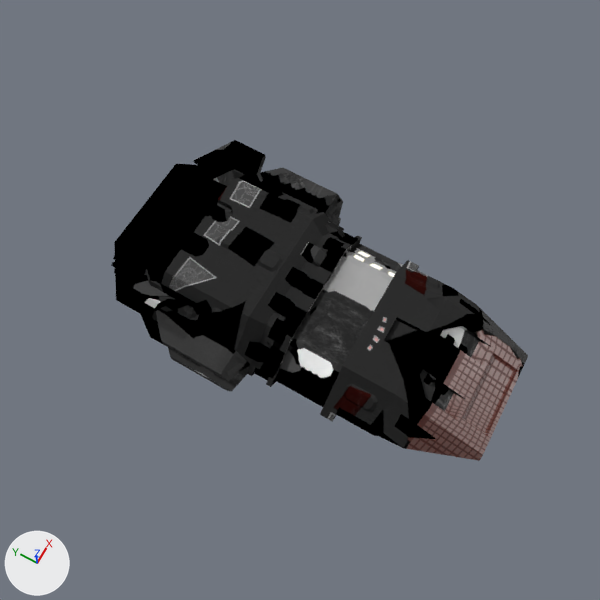
An edit to the Blender file graphics/ships/trapper.blend, drawn before and after from the same camera.
Both versions are drawn from the file's camera 'Camera'. Every picture has the same lights, and +X, +Y and +Z are marked at lower left.

Names of what the first picture shows: 'Mesh_LP_cube1_default.000'.
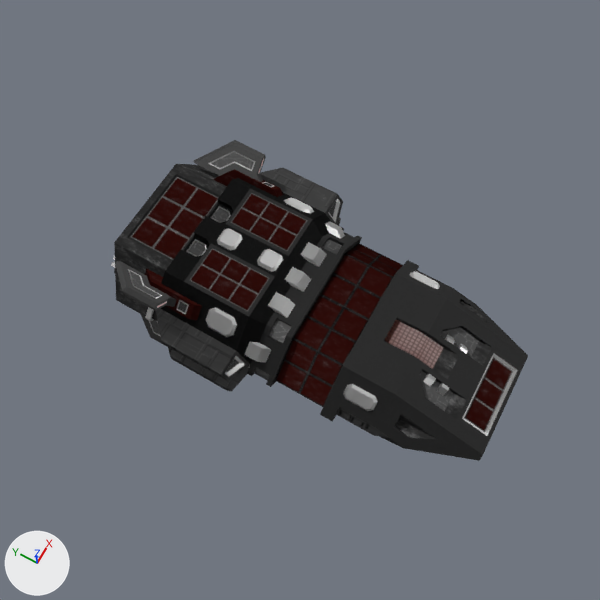
The newer file is also rescaled (x0.237), turned or shifted as a whole; pictures and numbers use the older file's frame.

Pixel boxes (x1, y1, x2, y2) of what changed, in the pictures (600 x 600 px):
'Mesh_LP_cube1_default.000', surface changed: (111, 140, 528, 461) in both

Edits to the bpy script that builds the scene:
```text
Add img_trapper_normal_png:
    img_trapper_normal_png = load_image('trapper_normal.png', 'textures/trapper_normal.png', 2048, 2048, 'sRGB')
Add img_trapper_diffuse_png:
    img_trapper_diffuse_png = load_image('trapper_diffuse.png', 'textures/trapper_diffuse.png', 2048, 2048, 'sRGB')
Add img_trapper_specular_png:
    img_trapper_specular_png = load_image('trapper_specular.png', 'textures/trapper_specular.png', 2048, 2048, 'sRGB')
Add img_trapper_emission_png:
    img_trapper_emission_png = load_image('trapper_emission.png', 'textures/trapper_emission.png', 2048, 2048, 'sRGB')
Change mat_material_002:
    where n0 = _N.new('ShaderNodeTexImage'); n0.name = 'Image Texture'
    n0.image: img_flea_diffuse_png -> img_trapper_diffuse_png
    where n1 = _N.new('ShaderNodeTexImage'); n1.name = 'Image Texture.002'
    n1.image: img_flea_specular_png -> img_trapper_specular_png
    where n2 = _N.new('ShaderNodeTexImage'); n2.name = 'Image Texture.003'
    remove n3 = _N.new('ShaderNodeUVMap'); n3.name = 'UV Map'
    n2.image: img_flea_emission_png -> img_trapper_emission_png
    where n4 = _N.new('ShaderNodeTexImage'); n4.name = 'Image Texture.001'
    n4.image: img_flea_normal_png -> img_trapper_normal_png
    add n3 = _N.new('ShaderNodeUVMap'); n3.name = 'UV Map'
```
